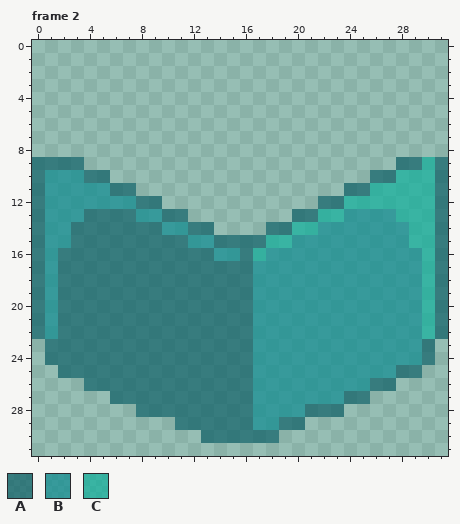
A pixel-art file gets an edit: Assets/Art/S_Wall_Jelly_Dream_Cube.aseprite. The picture above is the old version.
32x32 pixels, 2 frames. Shown: frame 2. The commit also changed other frames, which this record leaves out.
Palette (. is transparent): A #0b5e65af  B #0b8a8faf  C #0eaf9baf
The result:
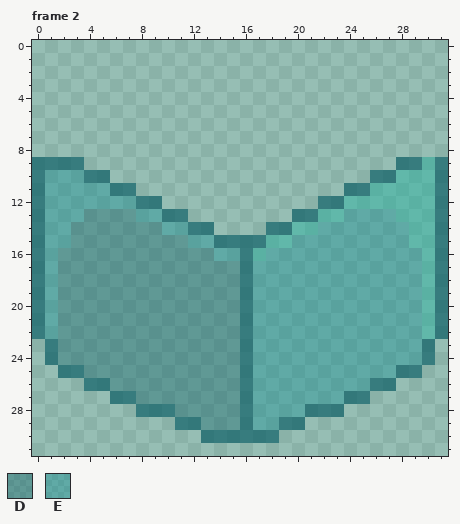
Colours new in this view: D #0b5e6563  E #0b8a8f63
Change:
@@ palette @@
-C #0eaf9baf
+C #0eaf9b63
--- frame 2
@@ x 0..31 @@
  9 AAAA........................AACA
-10 ABBBAA....................AACCCA
-11 ABBBBBAA................AACCCCCA
-12 ABBBBBBBAA............AACCCCCCCA
-13 ABBBAAAABBAA........AACCBBBBCCCA
-14 ABBAAAAAAABBAA....AACCBBBBBBBCCA
-15 ABBAAAAAAAAABBAAAACCBBBBBBBBBCCA
-16 ABAAAAAAAAAAAABBACBBBBBBBBBBBBCA
-17 ABAAAAAAAAAAAAAAABBBBBBBBBBBBBCA
-18 ABAAAAAAAAAAAAAAABBBBBBBBBBBBBCA
-19 ABAAAAAAAAAAAAAAABBBBBBBBBBBBBCA
-20 ABAAAAAAAAAAAAAAABBBBBBBBBBBBBCA
-21 ABAAAAAAAAAAAAAAABBBBBBBBBBBBBCA
-22 ABAAAAAAAAAAAAAAABBBBBBBBBBBBBCA
-23 .AAAAAAAAAAAAAAAABBBBBBBBBBBBBA.
-24 .AAAAAAAAAAAAAAAABBBBBBBBBBBBBA.
-25 ..AAAAAAAAAAAAAAABBBBBBBBBBBAA..
-26 ....AAAAAAAAAAAAABBBBBBBBBAA....
-27 ......AAAAAAAAAAABBBBBBBAA......
-28 ........AAAAAAAAABBBBAAA........
-29 ...........AAAAAABBAA...........
+10 AEEEAA....................AACCCA
+11 AEEEEEAA................AACCCCCA
+12 AEEEEEEEAA............AACCCCCCCA
+13 AEEEDDDDEEAA........AACCEEEECCCA
+14 AEEDDDDDDDEEAA....AACCEEEEEEECCA
+15 AEEDDDDDDDDDEEAAAACCEEEEEEEEECCA
+16 AEDDDDDDDDDDDDEEACEEEEEEEEEEEECA
+17 AEDDDDDDDDDDDDDDAEEEEEEEEEEEEECA
+18 AEDDDDDDDDDDDDDDAEEEEEEEEEEEEECA
+19 AEDDDDDDDDDDDDDDAEEEEEEEEEEEEECA
+20 AEDDDDDDDDDDDDDDAEEEEEEEEEEEEECA
+21 AEDDDDDDDDDDDDDDAEEEEEEEEEEEEECA
+22 AEDDDDDDDDDDDDDDAEEEEEEEEEEEEECA
+23 .ADDDDDDDDDDDDDDAEEEEEEEEEEEEEA.
+24 .ADDDDDDDDDDDDDDAEEEEEEEEEEEEEA.
+25 ..AADDDDDDDDDDDDAEEEEEEEEEEEAA..
+26 ....AADDDDDDDDDDAEEEEEEEEEAA....
+27 ......AADDDDDDDDAEEEEEEEAA......
+28 ........AAADDDDDAEEEEAAA........
+29 ...........AADDDAEEAA...........
 30 .............AAAAAA.............
Where, in picture pixels (left, top, right, bottom), the same in both pictures:
changed: (45, 157, 435, 430)
